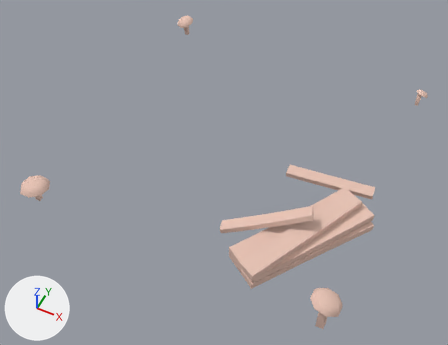
What one commit did to the glTF model Assets/Houses/House_Construction_3x3.glb.
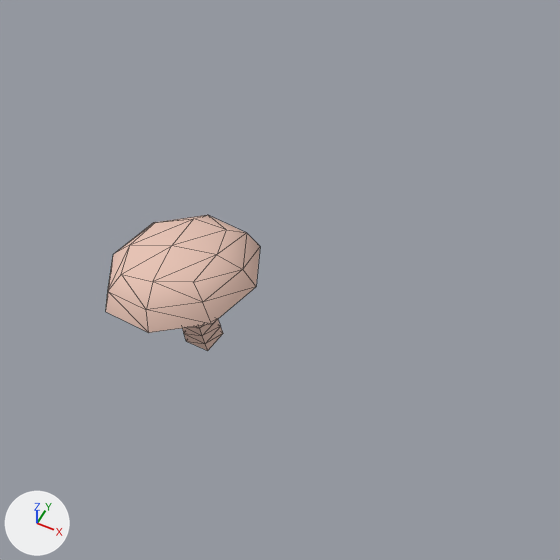
The first picture shows the older version from a 50 mm lens placed at (1.89, -4.18, 4.68), pointed at (-0.04, -0.33, -0.14). The close-ups show both versions on the part from 0% to 24% of the width and 39% to 70% of the height of that picture; other places that the commit changed are outside them. Lighting does not change. The marker at lower left points along +X, +Y and +Z. The close-ups show mesh edges as thin lines. Where no turn or scale is listed for an object, it has been applied to the vertices. Vertices at the same position are counted once.
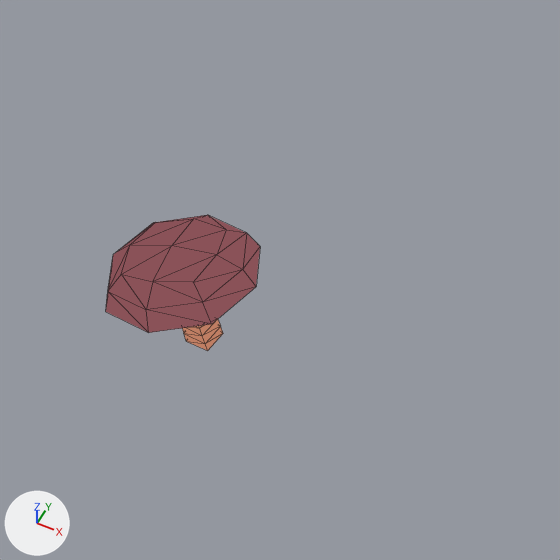
Boxes [x1, y1, x2, y2] around the edits, measured in the close-ups (560 x 560 px):
'Cube.038', recoloured, surface changed (beige to brown): [106, 215, 260, 333] in both
part 1 of me_cube_023, recoloured (brown to orange): [182, 319, 223, 351] in both

The edits, one by one:
Picture 'EumlingPalette' (img_eumlingpalette) is new.
Material 'EumlingMat' (mat_eumlingmat) is new.
Uses the picture img_eumlingpalette.
me_cube_023 is used by ob_cube_032; location (-1.493, -1.498, -0.085).
me_cube_023 had 44 vertices, 84 faces and spanned x -0.025..0.025, y -0.024..0.044, z -0.001..0.226.
me_cube_023 now has 44 vertices, 82 faces and spans x -0.025..0.025, y -0.024..0.044, z -0.001..0.226.
me_cube_023 part 1: 82 faces spanning x -0.025..0.025, y -0.024..0.044, z -0.001..0.226 switch from mat_clayhouse (beige #e7c3b4) to mat_eumlingmat.
me_mesh_003 has 25 vertices, 40 faces and spans x -0.137..0.146, y -0.145..0.138, z -0.064..0.038.
me_mesh_003 is used by ob_cube_038; location (-1.499, -1.495, 0.133).
me_mesh_003 no longer uses material mat_clayhouse (beige #e7c3b4).
me_mesh_003 part 2: texture (UV) coordinates of 40 of 40 faces, centred in x -0.126..0.132, y -0.131..0.127, z -0.047..0.036, changed; they spanned u 0.38..0.88, v 0.0..1.0 and now span u 0.64..0.68, v 0.64..0.68.
me_mesh_003 now uses material mat_eumlingmat.
